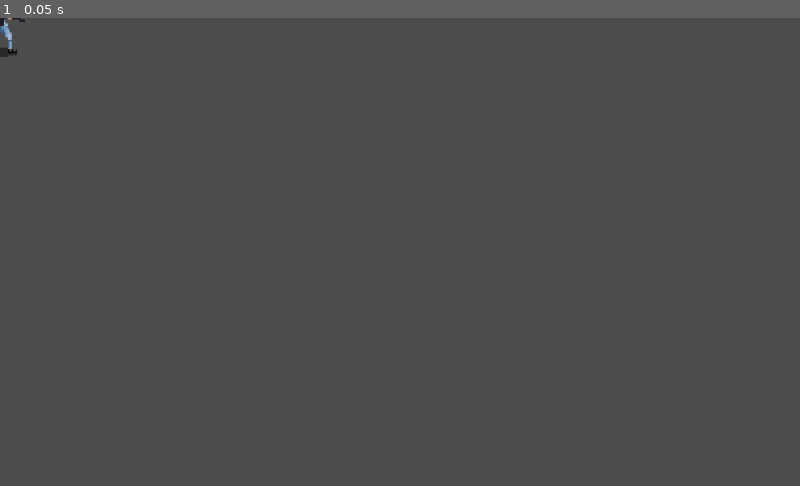
Above: before the commit, frame 1.
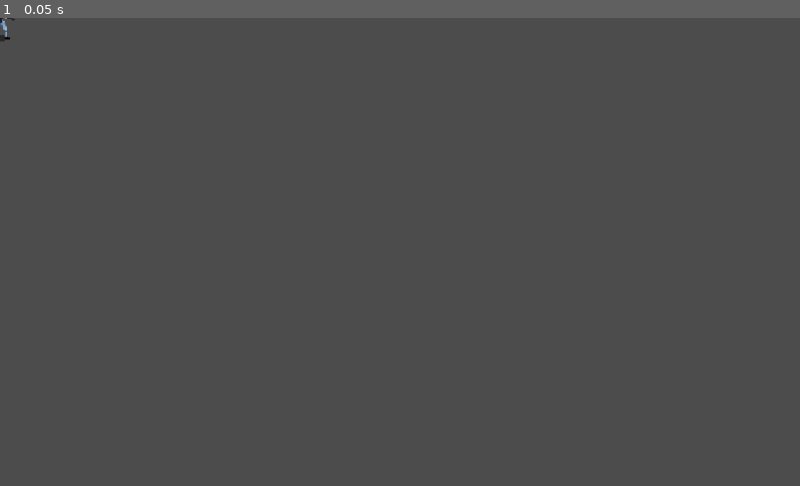
Above: after the commit, the same moment.

Repository: Oliver-Belmont/Project-Headbutt
Game: Godot game, scene res://Scenes/NPCs/Girl/Girl.tscn
Two runs of this game, one before a commit and one after it. Both use one fixed random seed, a clock stepped at 60 frames per second and the inputs below. The project has no main scene, so this scene is started directly.
Inputs:
- Up to frame 1 (0.05 s): no input

The runs differ from the first frame. In frame 1, 0.1% of the frame differs, in the area x 0-4%, y 0-9%.

Commit message:
resize de personagens

Diff:
--- a/Joguinho/Scenes/NPCs/Detective/Detective.tscn
+++ b/Joguinho/Scenes/NPCs/Detective/Detective.tscn
@@ -59,6 +59,7 @@
 [node name="Detective" type="Node"]
 
 [node name="AnimatedSprite" type="AnimatedSprite" parent="."]
+scale = Vector2( 1.2, 1.2 )
 frames = SubResource( 1 )
 animation = "reload"
 frame = 6
--- a/Joguinho/Scenes/NPCs/Girl/Girl.tscn
+++ b/Joguinho/Scenes/NPCs/Girl/Girl.tscn
@@ -49,8 +49,7 @@
 "values": [ 30, 30, 31, 32, 33, 34, 35, 36, 37 ]
 }
 
-[sub_resource type="Animation" id=1]
-resource_name = "idle"
+[sub_resource type="Animation" id=4]
 length = 0.6
 loop = true
 tracks/0/type = "value"
@@ -83,8 +82,7 @@
 "values": [ 16, 17, 18, 19, 20, 21, 22, 23, 24, 25, 29 ]
 }
 
-[sub_resource type="Animation" id=4]
-resource_name = "shoot"
+[sub_resource type="Animation" id=6]
 length = 0.5
 tracks/0/type = "value"
 tracks/0/path = NodePath(".:frame")
@@ -102,16 +100,16 @@
 [node name="Girl" type="Node"]
 
 [node name="Sprite" type="Sprite" parent="."]
-scale = Vector2( 0.5, 0.5 )
+scale = Vector2( 0.3, 0.3 )
 texture = ExtResource( 1 )
 vframes = 5
 hframes = 8
 frame = 30
 
 [node name="AnimationPlayer" type="AnimationPlayer" parent="Sprite"]
-anims/aim = SubResource( 2 )
-anims/aim_state = SubResource( 3 )
-anims/death = SubResource( 6 )
-anims/idle = SubResource( 1 )
+anims/aim = SubResource( 1 )
+anims/aim_state = SubResource( 2 )
+anims/death = SubResource( 3 )
+anims/idle = SubResource( 4 )
 anims/run = SubResource( 5 )
-anims/shoot = SubResource( 4 )
+anims/shoot = SubResource( 6 )
--- /dev/null
+++ b/Joguinho/Scenes/Newspapper/Newspapper.tscn
@@ -0,0 +1,3 @@
+[gd_scene format=2]
+
+[node name="Newspapper" type="Node2D"]
Not shown: 3 places in Joguinho/Scenes/NPCs/Girl/Girl.tscn that only renumber resources
